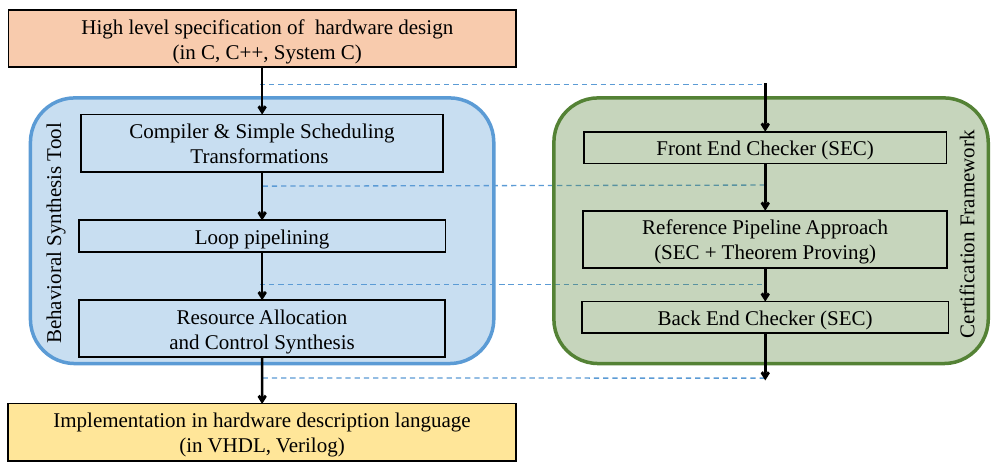
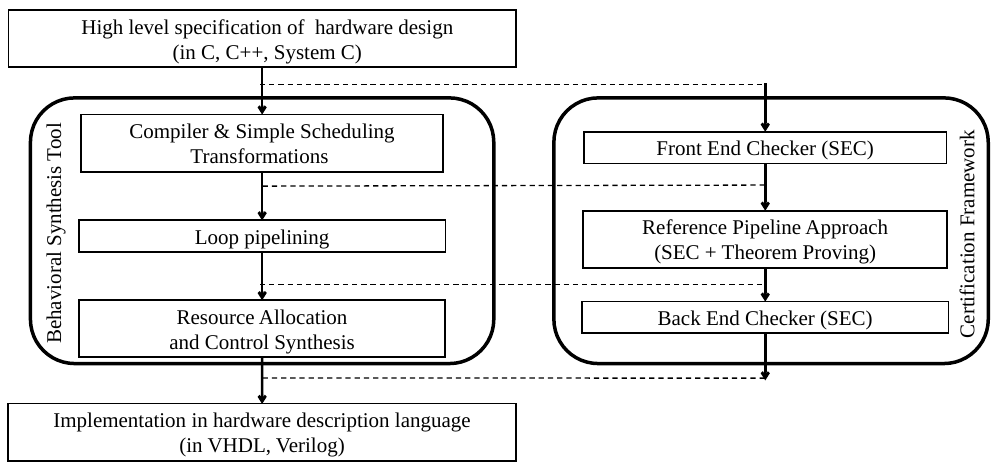
Before and after one commit to disha-puri/cav2017, a slide deck: slide 1 of fig-proposal/certification-framework.pptx. Drawn at 1008x472 pixels with LibreOffice and Linux fonts; fonts in the diff are those of the drawing. Boxes give left, top, right and bottom in pixels: in the first picture for what was removed or moved away, otherwise in the second. Text is boxed around its words. In the diff, an @@ line names an element or a change of style, - is before the commit and + after.

Commit message:
Added Sandip's changes
Update pending on related work and industrial strength designs

```diff
--- a/fig-proposal/certification-framework.pptx
+++ b/fig-proposal/certification-framework.pptx
@@ rectangle "High level specification of hardware ..." at box(8, 10, 516, 67): fill #F8CBAD to none @@
@@ line (260, 84) - (765, 84): stroke #5B9BD5 1.5 pt dashed to #000000 1.5 pt dashed @@
@@ rounded rectangle at box(30, 98, 494, 364): fill #5B9BD5 at 33% opacity to none; outline #5B9BD5 4 pt to #000000 4 pt @@
@@ rounded rectangle at box(554, 98, 988, 364): fill #548235 at 33% opacity to none; outline #548235 4 pt to #000000 4 pt @@
@@ line (263, 186) - (765, 185): stroke #5B9BD5 1.5 pt dashed to #000000 1.5 pt dashed @@
@@ line (260, 285) - (764, 285): stroke #5B9BD5 1.5 pt dashed to #000000 1.5 pt dashed @@
@@ line (263, 379) - (765, 379): stroke #5B9BD5 1.5 pt dashed to #000000 1.5 pt dashed @@
@@ rectangle "Implementation in hardware description language" at box(8, 404, 516, 461): fill #FFE699 to none @@
```
Also in this commit, not shown: 20 other files.
